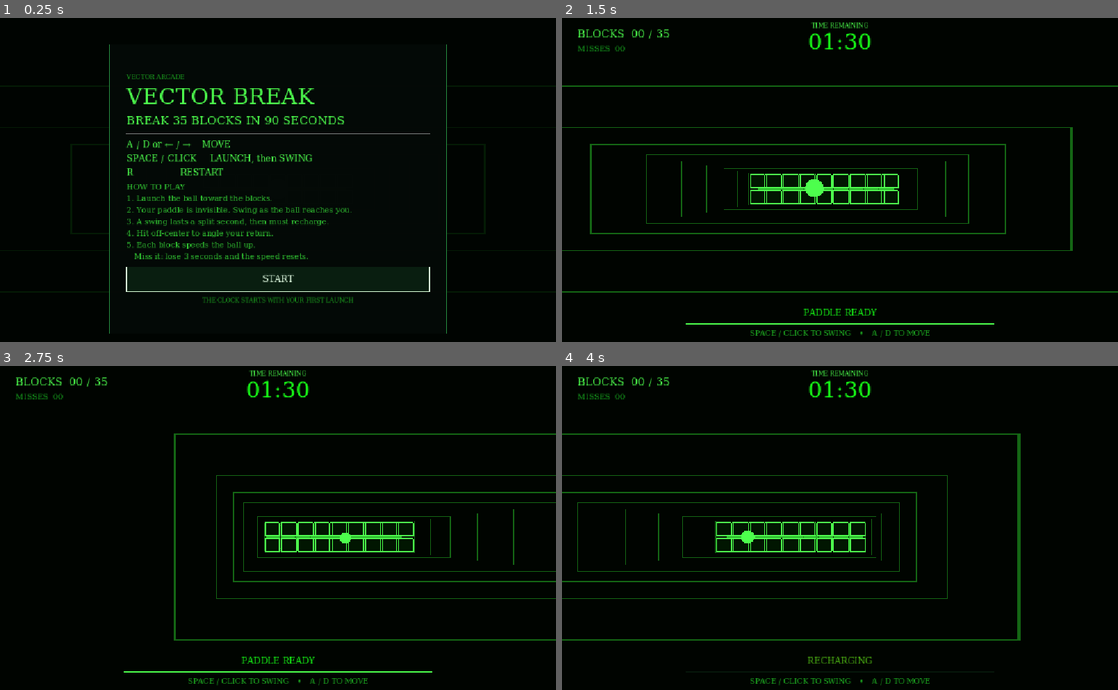
Above: before the commit, frames 1-4 (two rows, left to right).
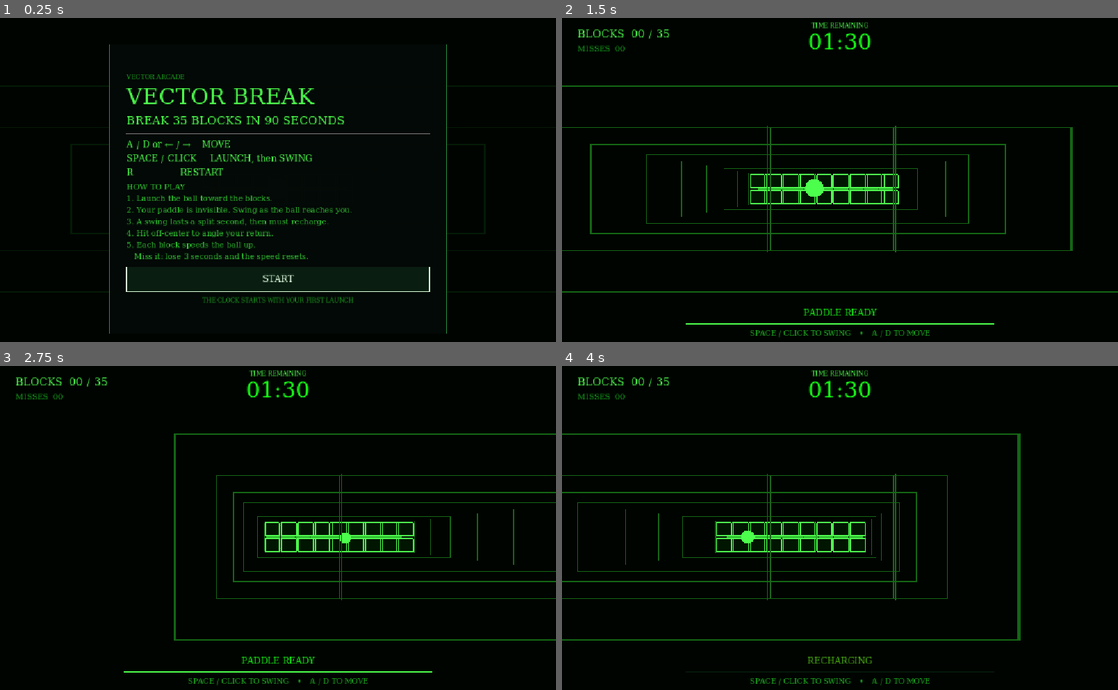
Above: after the commit, the same moments.

Repository: YiquanWei/cmpm170_proj3
Game: Godot game, scene res://prototype1.tscn
The game is run twice, just before and just after one commit, with the same random seed, the same clock (stepped at 60 frames per second) and the same inputs.
Inputs (mouse positions are in pixels of both pictures, inside the frame that each line leads up to):
- Up to frame 1 (0.25 s): no input
- Up to frame 2 (1.5 s): click "START" at 0.5 s; tap Enter at 1.25 s; move the mouse to (962, 170) at 1.27 s; hold Right from 1.28 s (still down); tap R at 1.35 s; click (962, 170) at 1.42 s
- Up to frame 3 (2.75 s): tap Space at 1.52, 2.27 s; tap Enter at 2 s; move the mouse to (166, 553) at 2.02 s; release Right at 2.03 s; hold Left from 2.03 s (still down); tap R at 2.1 s
- Up to frame 4 (4 s): tap Enter at 2.75, 3.5 s; move the mouse to (895, 459) at 2.77 s; release Left at 2.78 s; hold Right from 2.78 s (still down); tap R at 2.85, 3.6 s; move the mouse to (812, 605) at 3.52 s; click (812, 605) at 3.67 s; tap Space at 3.77 s

The runs differ from the first frame. In frame 2, 0.3% of the frame differs, in the area x 36-61%, y 33-73%; in frame 3, less than 0.1%; in frame 4, 0.3%.

Commit message:
Add box ui. Add color changing for box and ball

Diff:
--- a/project.godot
+++ b/project.godot
@@ -16,12 +16,11 @@
 
 config/name="P3-Digital Prototype"
 run/main_scene="res://prototype1.tscn"
-config/features=PackedStringArray("4.6", "GL Compatibility")
+config/features=PackedStringArray("4.7", "GL Compatibility")
 config/icon="res://icon.svg"
 
 [display]
 
-window/size/viewport_width=1152
 window/size/viewport_height=720
 window/size/window_width_override=1152
 window/size/window_height_override=720
--- a/prototype1.gd
+++ b/prototype1.gd
@@ -12,6 +12,11 @@
 const PADDLE_COOLDOWN := 0.45
 const MISS_PENALTY := 3.0
 const GREEN := Color(0.3, 1.0, 0.3)
+# Dim outline shown at all times so the player always knows where the paddle is.
+const OUTLINE_IDLE := Color(0.12, 0.4, 0.12)
+# Ball colour when a swing right now would reach it in time.
+const BALL_IN_RANGE := Color(1.0, 0.25, 0.2)
+const BALL_RADIUS := 0.3
 
 
 @onready var paddle: AnimatableBody3D = $Paddle
@@ -20,6 +25,8 @@
 @onready var paddle_shape: CollisionShape3D = $Paddle/CollisionShape3D
 @onready var hud = $HUD
 @onready var paddle_edges: MeshInstance3D = $Paddle/Edges
+@onready var paddle_fill: MeshInstance3D = $Paddle/Mesh
+@onready var ball_mesh: MeshInstance3D = $Ball/Mesh
 @onready var trail: Node3D = $ReturnTrail
 
 var started := false
@@ -27,6 +34,7 @@
 var return_flash_left := 0.0
 var trail_positions: Array[Vector3] = []
 var paddle_material: StandardMaterial3D
+var ball_material: StandardMaterial3D
 var velocity := Vector3.ZERO
 var speed := BASE_SPEED
 var launched := false
@@ -46,6 +54,9 @@
 	ball.position = paddle.position + Vector3(0.0, 0.0, -1.0)
 	paddle_material = paddle_edges.mesh.surface_get_material(0).duplicate()
 	paddle_edges.material_override = paddle_material
+	ball_material = ball_mesh.mesh.surface_get_material(0).duplicate()
+	ball_mesh.material_override = ball_material
+	paddle.visible = true
 	set_paddle_enabled(false)
 	clear_trail()
 	hud.start_requested.connect(start_run)
@@ -116,7 +127,8 @@
 # ---------------------------------------------------------------- gameplay
 
 func set_paddle_enabled(on: bool) -> void:
-	paddle.visible = on
+	# The outline (Edges) always stays visible; only the filled box shows during a swing.
+	paddle_fill.visible = on
 	paddle_shape.disabled = not on
 
 
@@ -131,9 +143,14 @@
 func _process(delta: float) -> void:
 	camera.position = Vector3(paddle_target.x, paddle_target.y, 5.0)
 	return_flash_left = maxf(0.0, return_flash_left - delta)
-	paddle_material.albedo_color = GREEN.lerp(Color(0.9, 1.0, 0.9), clampf(return_flash_left / 0.35, 0.0, 1.0))
+	var lit := paddle_active or return_flash_left > 0.0
+	if lit:
+		paddle_material.albedo_color = GREEN.lerp(Color(0.9, 1.0, 0.9), clampf(return_flash_left / 0.35, 0.0, 1.0))
+	else:
+		paddle_material.albedo_color = OUTLINE_IDLE
 	# Keep a successful return visible beyond the very short active swing window.
-	paddle.visible = paddle_active or return_flash_left > 0.0
+	paddle_fill.visible = lit
+	ball_material.albedo_color = BALL_IN_RANGE if ball_in_range() else GREEN
 	if return_flash_left <= 0.0:
 		clear_trail()
 
@@ -200,6 +217,21 @@
 		respawn_ball()
 
 
+# True when pressing space now would put the active paddle in the ball's path
+# before the swing window closes.
+func ball_in_range() -> bool:
+	if not launched or finished or velocity.z <= 0.0:
+		return false
+	var front := paddle.global_position.z - PADDLE_SIZE.z / 2.0
+	var gap := front - (ball.global_position.z + BALL_RADIUS)
+	if gap > velocity.z * PADDLE_ACTIVE_TIME or gap < -(PADDLE_SIZE.z + BALL_RADIUS * 2.0):
+		return false
+	var at := ball.global_position + velocity * (maxf(gap, 0.0) / velocity.z)
+	var off := at - paddle.global_position
+	return absf(off.x) <= PADDLE_SIZE.x / 2.0 + BALL_RADIUS \
+		and absf(off.y) <= PADDLE_SIZE.y / 2.0 + BALL_RADIUS
+
+
 func fix_velocity() -> void:
 	velocity = velocity.normalized() * speed
 	var min_z := speed * 0.35
